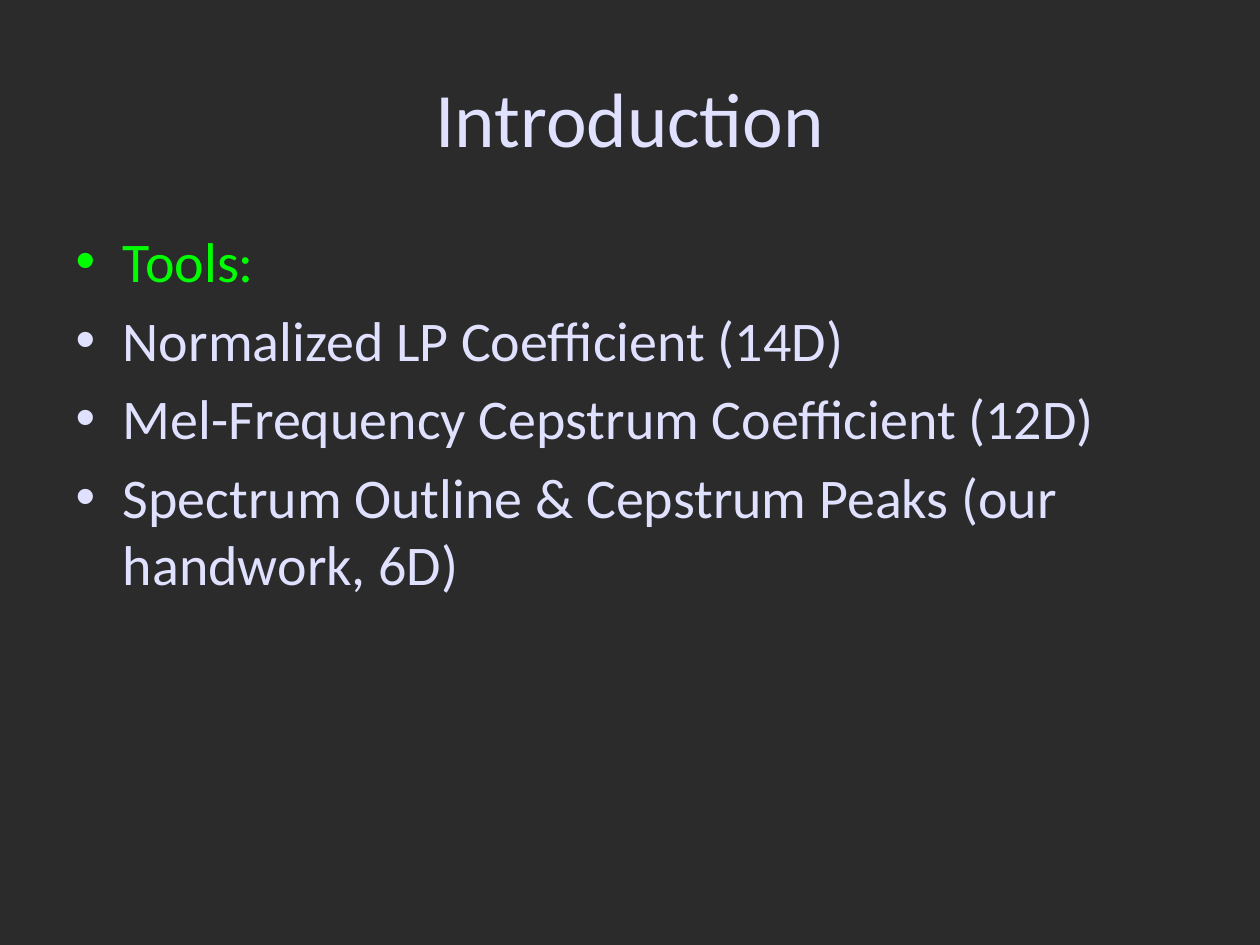
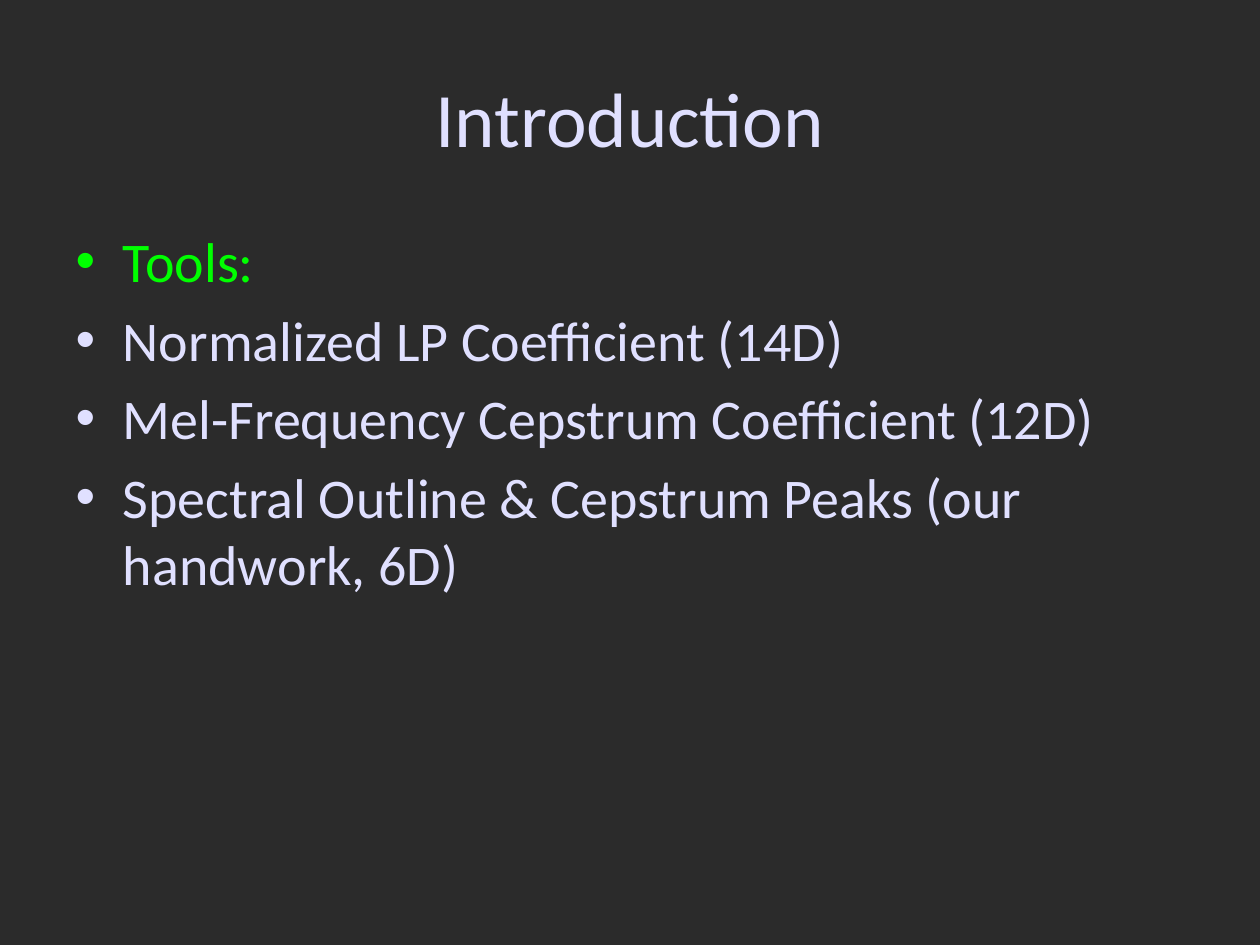
Before and after one commit to wiku30/Musical_Instrument_Classification, a slide deck: slide 6 of ppt/SST.pptx. Drawn at 1260x945 pixels with LibreOffice and Linux fonts; fonts in the diff are those of the drawing; background and template pictures are left out; a plain dark background stands for a picture behind light text. Boxes give left, top, right and bottom in pixels: in the first picture for what was removed or moved away, otherwise in the second. Text is boxed around its words. In the diff, an @@ line names an element or a change of style, - is before the commit and + after.

Commit message:
ppt completed

```diff
--- a/ppt/SST.pptx
+++ b/ppt/SST.pptx
@@ text at <box>123,477,1021,593</box>: text changed @@
-• Spectrum Outline & Cepstrum Peaks (our handwork, 6D)
+• Spectral Outline & Cepstrum Peaks (our handwork, 6D)
```
Also in this commit, not shown: 12 slides added, 3 other files.
